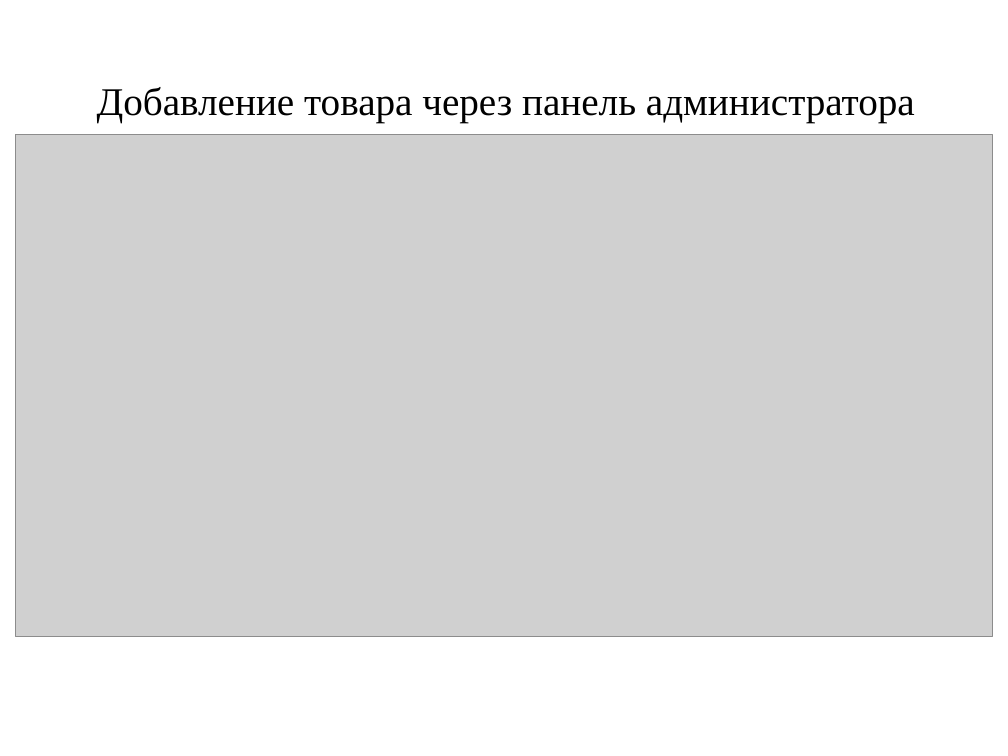
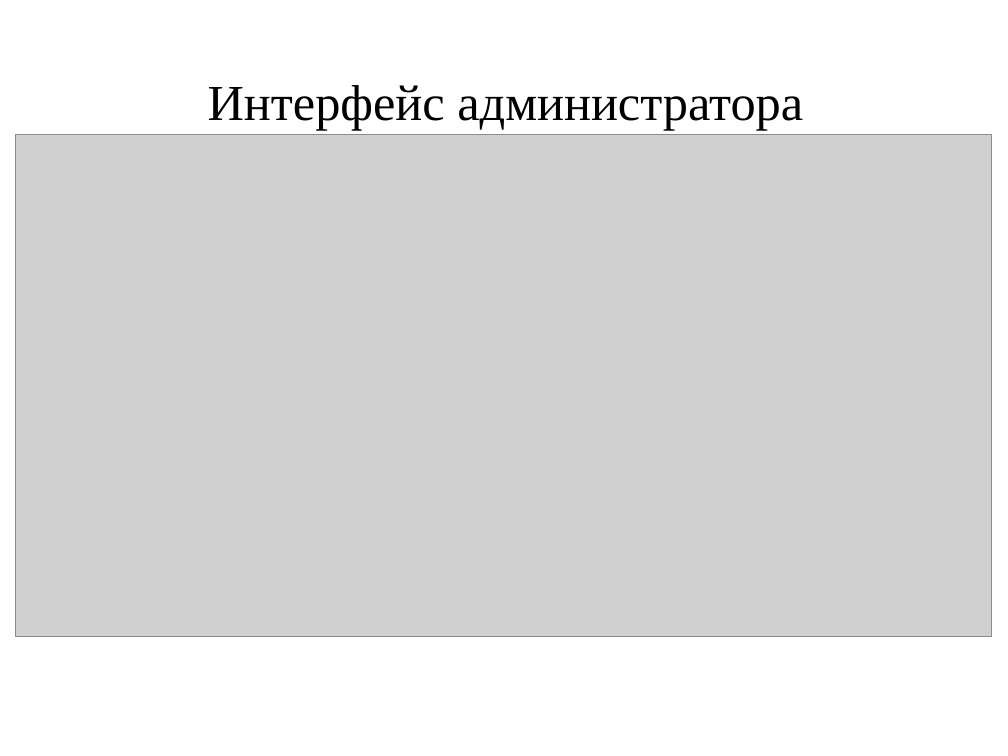
Before and after one commit to Vlad708/redux-shop, a slide deck: slide 11 of react-shopping-cart/public/work.pptx. Drawn at 1008x756 pixels with LibreOffice and Linux fonts; fonts in the diff are those of the drawing; grey boxes stand for pictures. Boxes give left, top, right and bottom in pixels: in the first picture for what was removed or moved away, otherwise in the second. Text is boxed around its words. In the diff, an @@ line names an element or a change of style, - is before the commit and + after.

Commit message:
Changes

```diff
--- a/react-shopping-cart/public/work.pptx
+++ b/react-shopping-cart/public/work.pptx
@@ text at <box>208,85,803,130</box>: text changed; size 28 to 36 pt @@
-Добавление товара через панель администратора
+Интерфейс администратора
```
Also in this commit, not shown: 6 other slides changed, 1 slide added, 1 slide removed.
